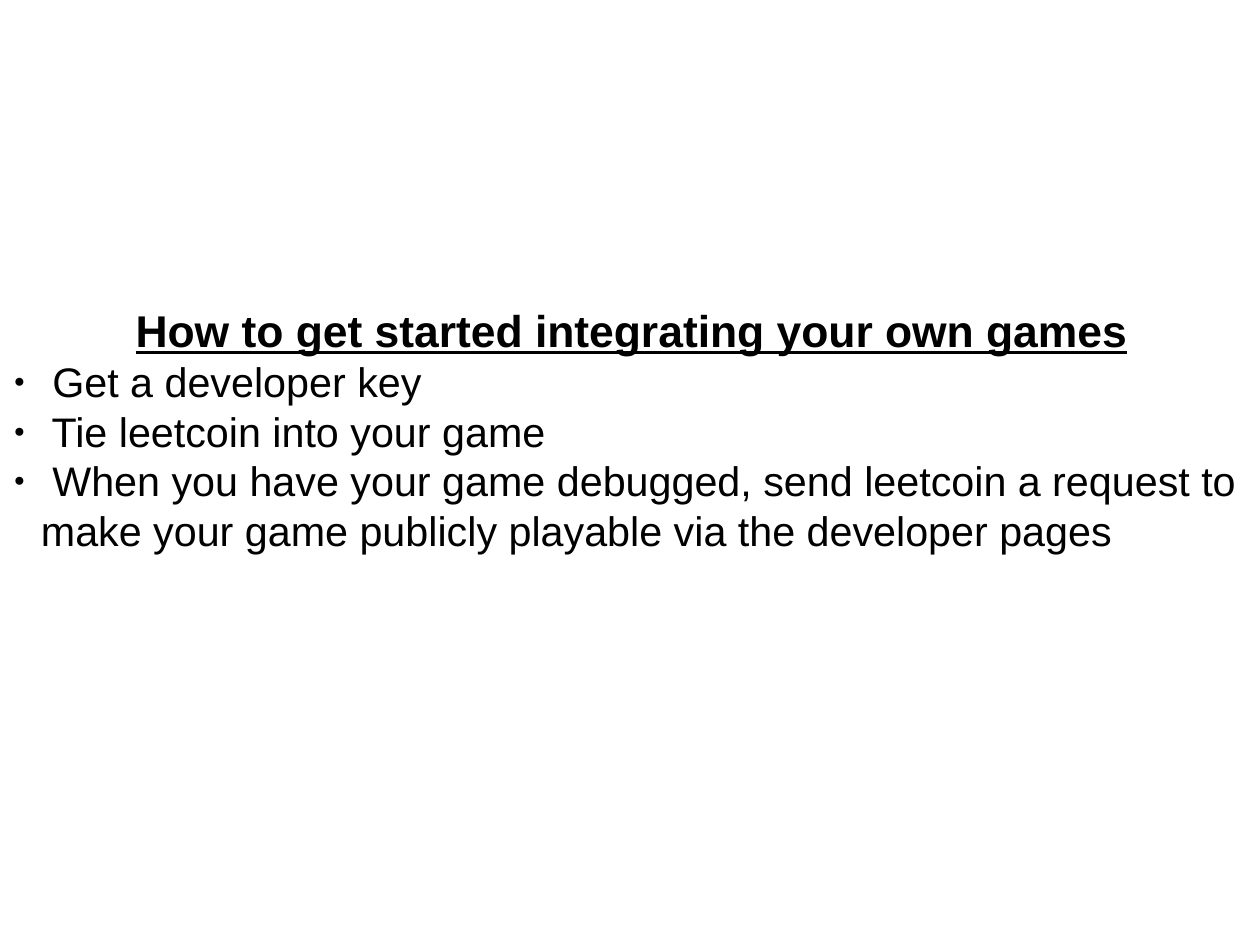
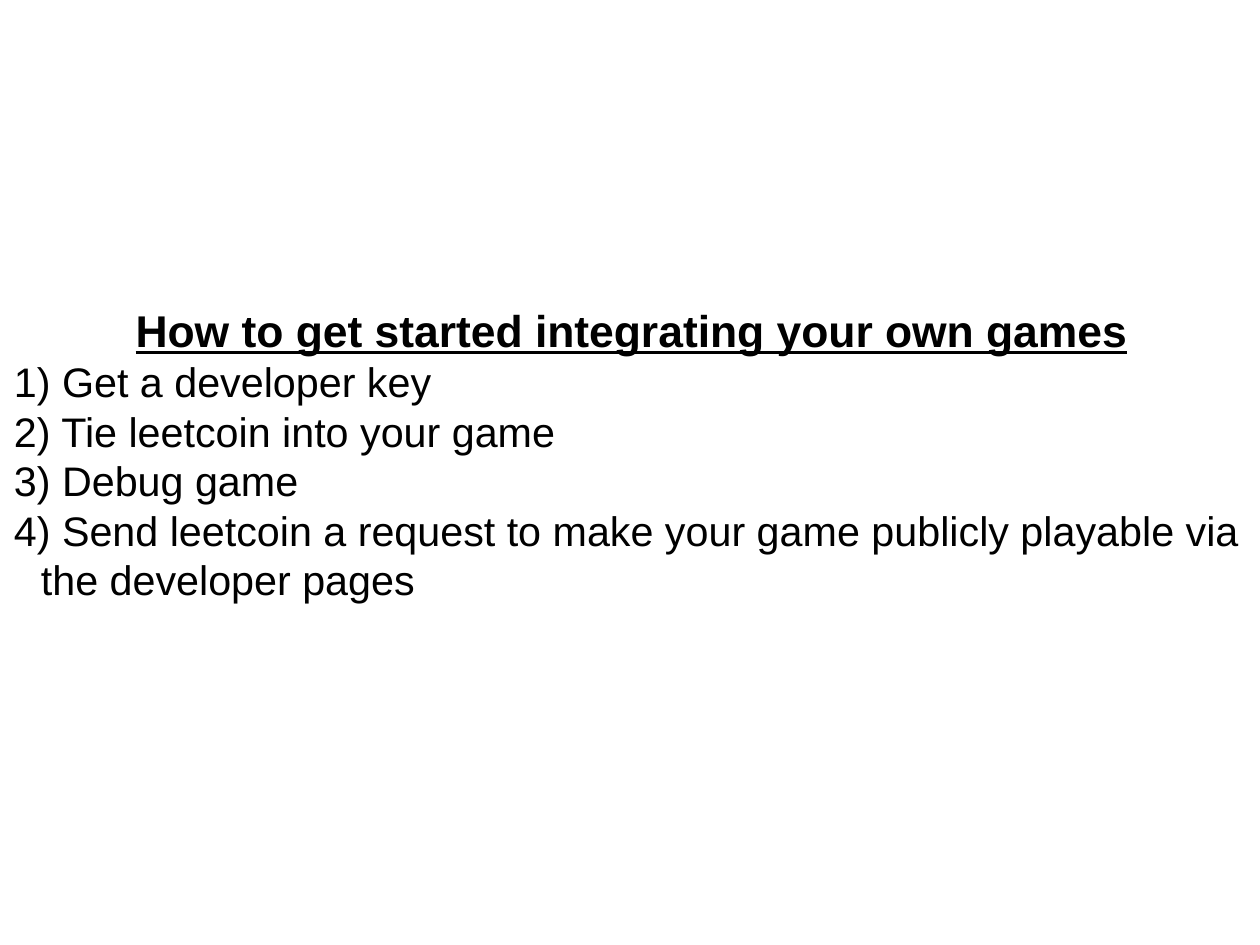
Before and after one commit to porkchop/leetcoin-api-slides, a slide deck: slide 8 of leetcoin-api.odp. Drawn at 1260x945 pixels with LibreOffice and Linux fonts; fonts in the diff are those of the drawing. Boxes give left, top, right and bottom in pixels: in the first picture for what was removed or moved away, otherwise in the second. Text is boxed around its words. In the diff, an @@ line names an element or a change of style, - is before the commit and + after.

```diff
--- a/leetcoin-api.odp
+++ b/leetcoin-api.odp
@@ text at [61, 367, 555, 455]: bullet ● to 1) @@
@@ text at [41, 466, 1239, 604]: text changed @@
-● When you have your game debugged, send leetcoin a request to make your game publicly playable via the developer pages
+3) Debug game
+4) Send leetcoin a request to make your game publicly playable via the developer pages
```
Also in this commit, not shown: 5 other slides changed.
